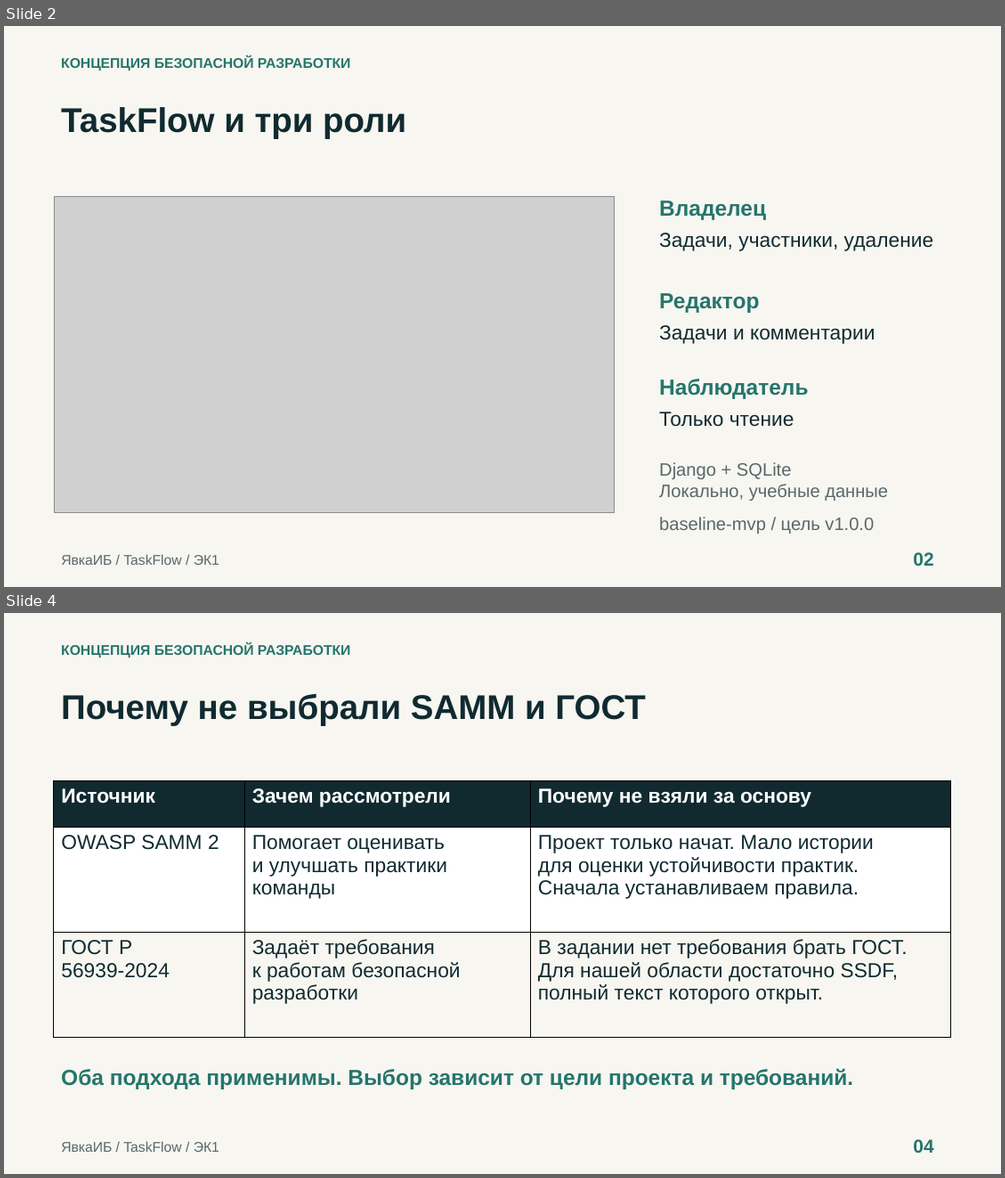
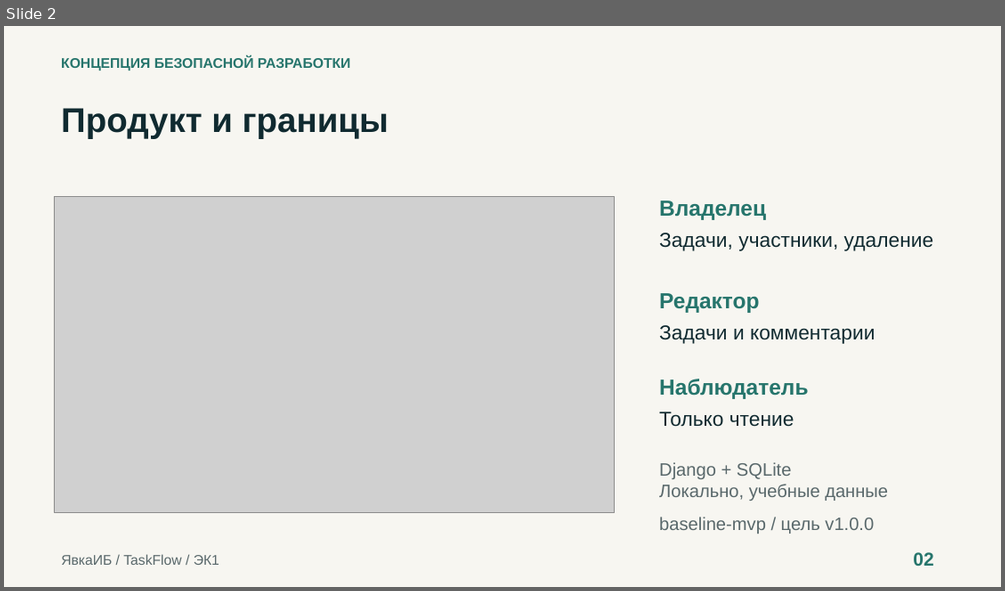
Before and after one commit to rbeketov/rbpo-yavkaib, a slide deck: presentation/taskflow-ek1.pptx. Shown one above the other, each under a label of ours: slides 2 and 4 before the commit, slide 2 after it; the slides between them are not shown. The pictures are 1005x1178 and 1005x591 pixels, drawn with LibreOffice and Linux fonts; fonts in the diff are those of the drawing; grey boxes stand for pictures. Boxes give left, top, right and bottom in pixels: in the first picture for what was removed or moved away, otherwise in the second. Text is boxed around its words. In the diff, an @@ line names an element or a change of style, - is before the commit and + after.

Commit message:
Restore detailed EK1 slides and map participant plans to SSDF and ASVS

```diff
--- a/presentation/taskflow-ek1.pptx
+++ b/presentation/taskflow-ek1.pptx
@@ slide 4 removed at (4,613,1001,1174), background #F7F6F1 @@
@@ text removed at (61,644,351,657) @@
-КОНЦЕПЦИЯ БЕЗОПАСНОЙ РАЗРАБОТКИ
@@ text removed at (61,694,646,726) @@
-Почему не выбрали SAMM и ГОСТ
@@ table removed at (54,780,951,1038), 3 rows, 3 columns @@
-Источник | Зачем рассмотрели | Почему не взяли за основу
-OWASP SAMM 2 | Помогает оценивать / и улучшать практики / команды | Проект только начат. Мало истории / для оценки устойчивости практик. / Сначала устанавливаем правила.
-ГОСТ Р / 56939-2024 | Задаёт требования / к работам безопасной / разработки | В задании нет требования брать ГОСТ. / Для нашей области достаточно SSDF, / полный текст которого открыт.
@@ text removed at (61,1068,853,1089) @@
-Оба подхода применимы. Выбор зависит от цели проекта и требований.
@@ text removed at (61,1141,219,1151) @@
-ЯвкаИБ / TaskFlow / ЭК1
@@ text removed at (913,1139,933,1152) @@
-04
@@ slide 2 changed as well @@
@@ text at (61,108,388,139): text changed @@
-TaskFlow и три роли
+Продукт и границы
```
Also in this commit, not shown: 6 other slides changed, 2 slides added, 1 other slide removed, 4 other files.
